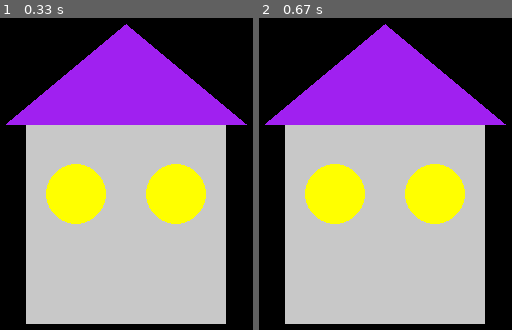
Above: before the commit, frames 1-2 (left to right).
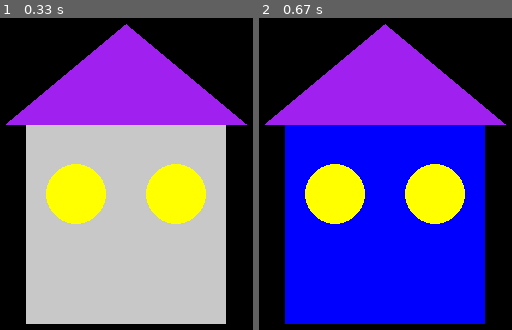
Above: after the commit, the same moments.

Repository: FakeDrD/Graficacion_Pygame_Castro_Flores_Angel_Johan
Game: pygame game, started from sesion2_mini.py
The game is run twice, just before and just after one commit, with the same random seed, the same clock (stepped at 60 frames per second) and the same inputs.
Inputs:
- Up to frame 1 (0.33 s): no input
- Up to frame 2 (0.67 s): tap B at 0.33 s

Frame 1 is identical in both runs. In frame 2, 43% of the frame differs, in the area x 10-90%, y 34-99%.

Commit message:
Correcion If
Correcion if en sesion2_mini

Diff:
--- a/sesion2_mini.py
+++ b/sesion2_mini.py
@@ -36,7 +36,8 @@
             # Cambiar color con R
             if evento.key == pygame.K_r:
                 color_casa_actual = COLOR_ROJO
-            # Cambiar color con B            if evento.key == pygame.K_b:
+            # Cambiar color con B
+            if evento.key == pygame.K_b:
                 color_casa_actual = COLOR_AZUL
 
     # --- Lógica de Dibujo ---
